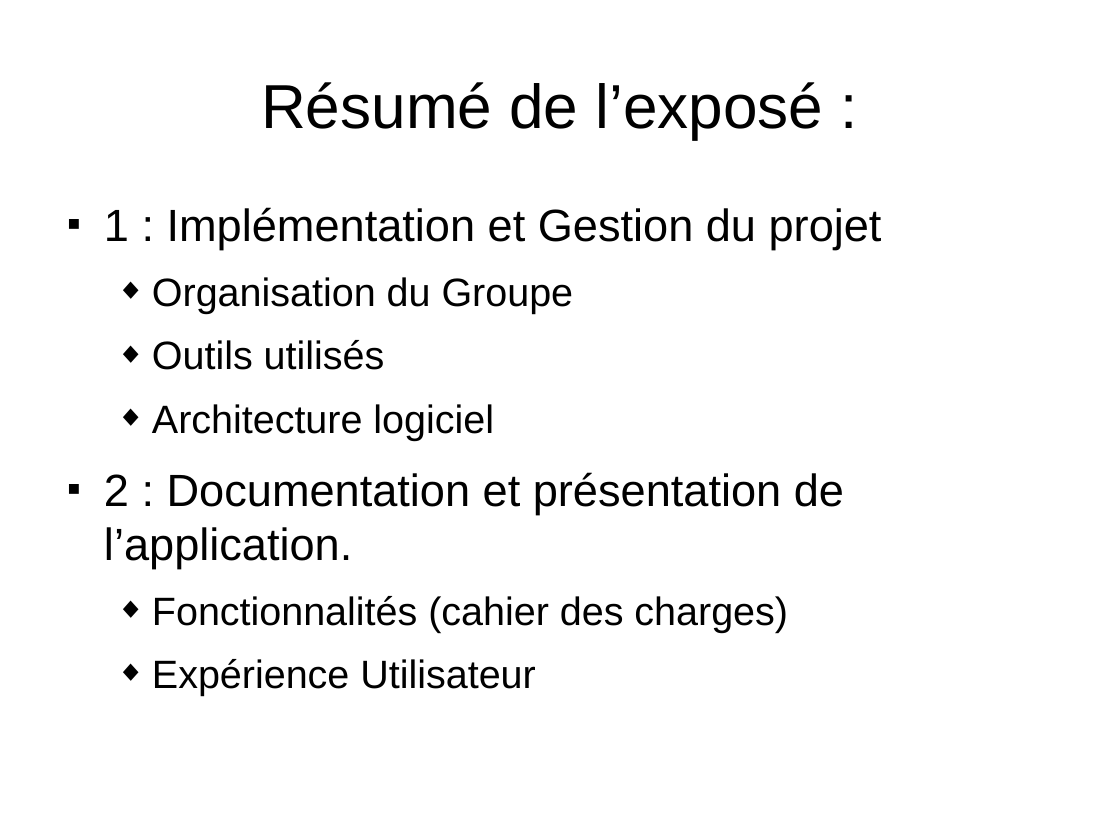
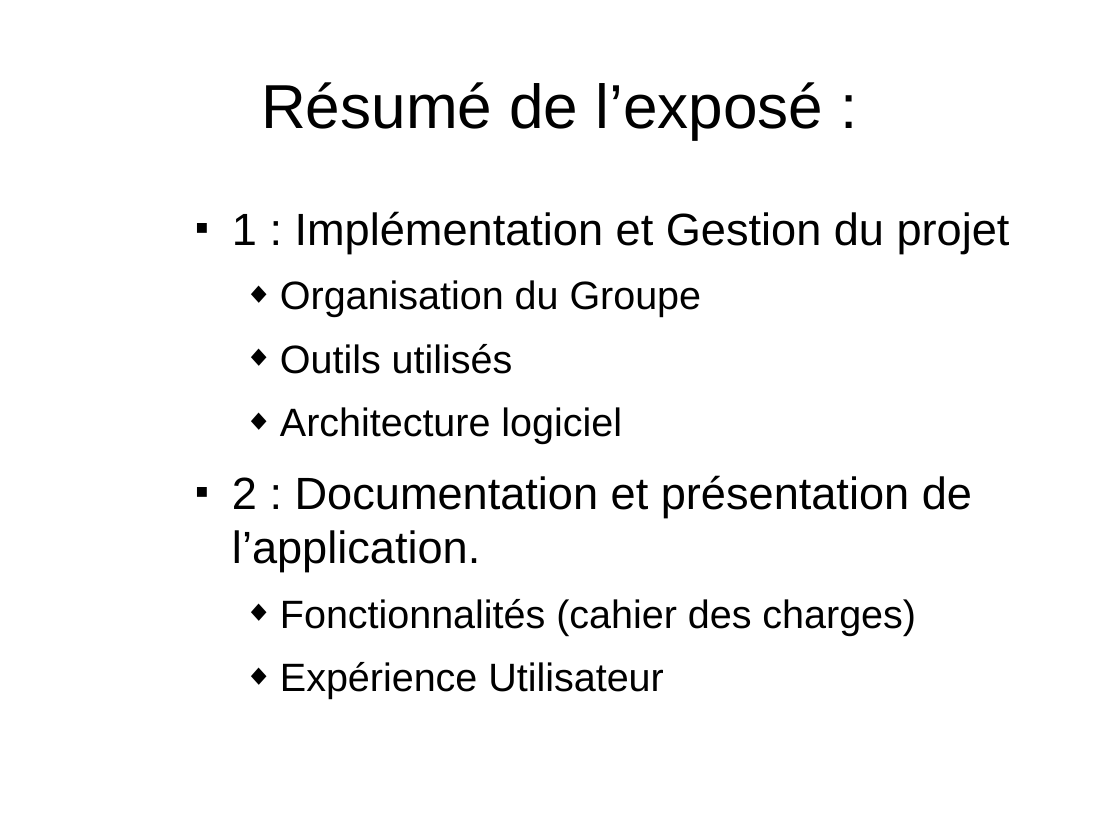
Before and after one commit to MagdaKhutsishvili/Loncoto-GrpC, a slide deck: slide 2 of PrésentationGroupeC.odp. Drawn at 1120x840 pixels with LibreOffice and Linux fonts; fonts in the diff are those of the drawing. Boxes give left, top, right and bottom in pixels: in the first picture for what was removed or moved away, otherwise in the second. Text is boxed around its words. In the diff, an @@ line names an element or a change of style, - is before the commit and + after.

```diff
--- a/PrésentationGroupeC.odp
+++ b/PrésentationGroupeC.odp
@@ text "1 : Implémentation et Gestion ...": place and size @@
-text "1 : Implémentation et Gestion ..." at <box>104,207,882,696</box>
+text "1 : Implémentation et Gestion ..." at <box>232,211,1010,699</box>
```
Also in this commit, not shown: 1 other slide changed, 1 slide added, 1 slide removed, 12 other files.
